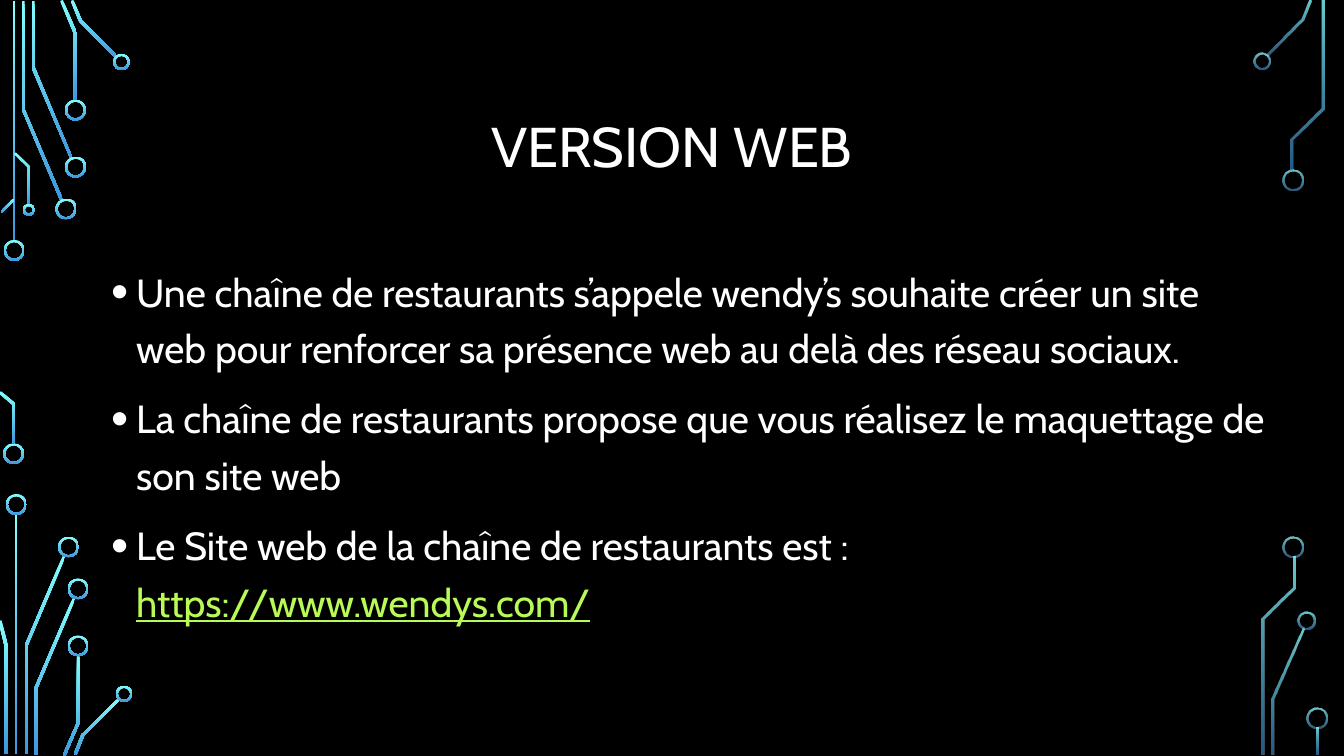
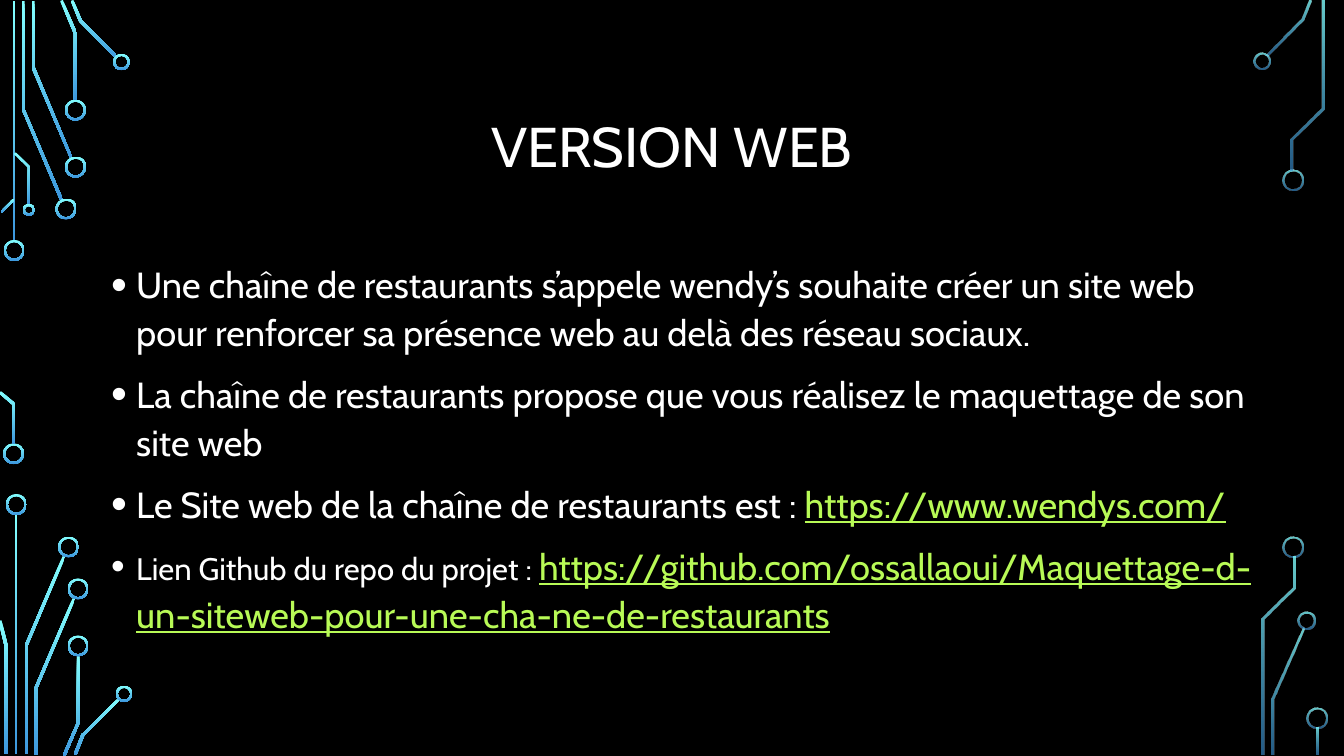
Before and after one commit to ossallaoui/Maquettage-d-un-siteweb-pour-une-cha-ne-de-restaurants, a slide deck: slide 2 of Raport de projet/Le site web/WENDy’s.pptx. Drawn at 1344x756 pixels with LibreOffice and Linux fonts; fonts in the diff are those of the drawing; background and template pictures are left out. Boxes give left, top, right and bottom in pixels: in the first picture for what was removed or moved away, otherwise in the second. Text is boxed around its words. In the diff, an @@ line names an element or a change of style, - is before the commit and + after.

Commit message:
last commit

```diff
--- a/Raport de projet/Le site web/WENDy’s.pptx
+++ b/Raport de projet/Le site web/WENDy’s.pptx
@@ text at (x1=136, y1=270, x2=1244, y2=526): size 28 to 25.9 pt in "Une chaîne de restaurants s’appele wendy’s souhaite ...", "La chaîne de restaurants propose que vous ...", "Le Site web de la chaîne de ..."; line spacing 1.2 to 1.1 @@
@@ text at (x1=136, y1=552, x2=1251, y2=636): paragraph added @@
+• Lien Github du repo du projet : https://github.com/ossallaoui/Maquettage-d-un-siteweb-pour-une-cha-ne-de-restaurants
```
